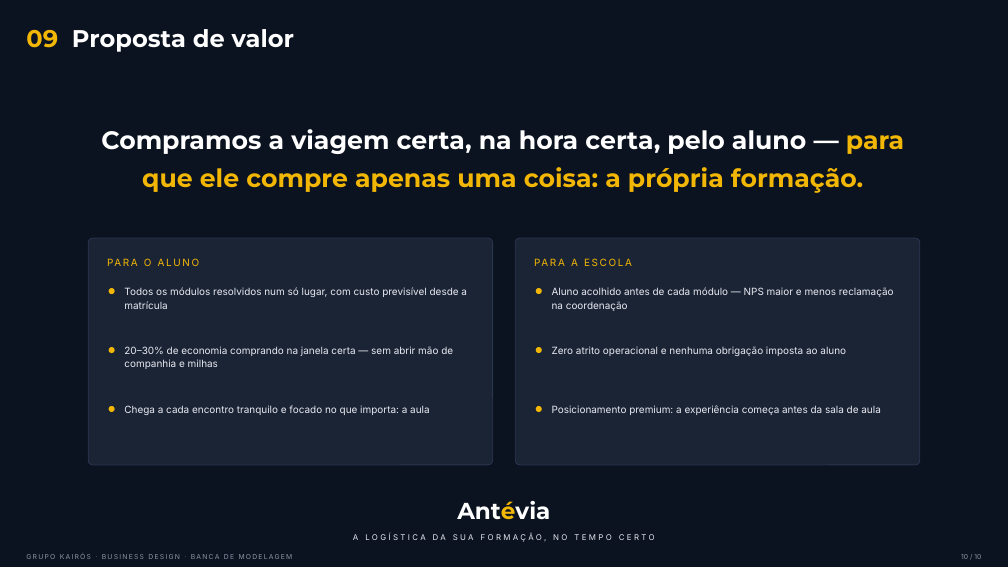
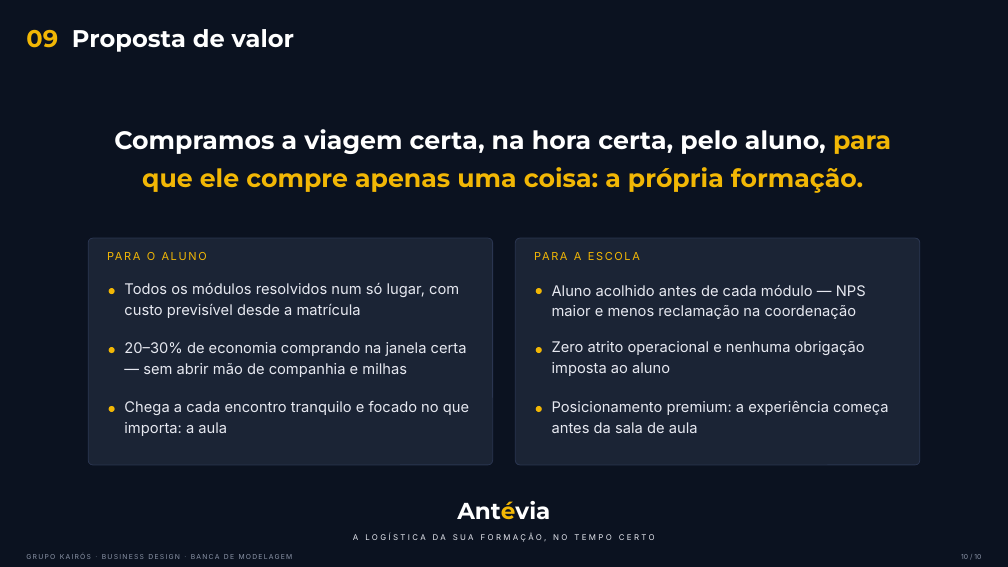
Before and after one commit to miltonferre-creator/Business-Designer, a slide deck: slide 10 of apresentacoes/Banca_Modelagem_Kairos_Antevia.pptx. Drawn at 1008x567 pixels with LibreOffice and Linux fonts; fonts in the diff are those of the drawing. Boxes give left, top, right and bottom in pixels: in the first picture for what was removed or moved away, otherwise in the second. Text is boxed around its words. In the diff, an @@ line names an element or a change of style, - is before the commit and + after.

```diff
--- a/apresentacoes/Banca_Modelagem_Kairos_Antevia.pptx
+++ b/apresentacoes/Banca_Modelagem_Kairos_Antevia.pptx
@@ text at bbox=[114, 129, 891, 193]: text changed @@
-Compramos a viagem certa, na hora certa, pelo aluno — para que ele compre apenas uma coisa: a própria formação.
+Compramos a viagem certa, na hora certa, pelo aluno, para que ele compre apenas uma coisa: a própria formação.
@@ text "PARA O ALUNO" at bbox=[147, 252, 155, 260]: size 9.5 to 10.5 pt @@
@@ text "PARA A ESCOLA" at bbox=[560, 252, 568, 260]: size 9.5 to 10.5 pt @@
@@ size 9.5 to 14 pt in 6 elements at bbox=[552, 285, 866, 319], bbox=[552, 401, 889, 433], bbox=[124, 283, 459, 318], bbox=[124, 342, 467, 377], bbox=[124, 401, 469, 436], bbox=[552, 341, 865, 376] @@
```
Also in this commit, not shown: 8 other slides changed, 7 other files.
